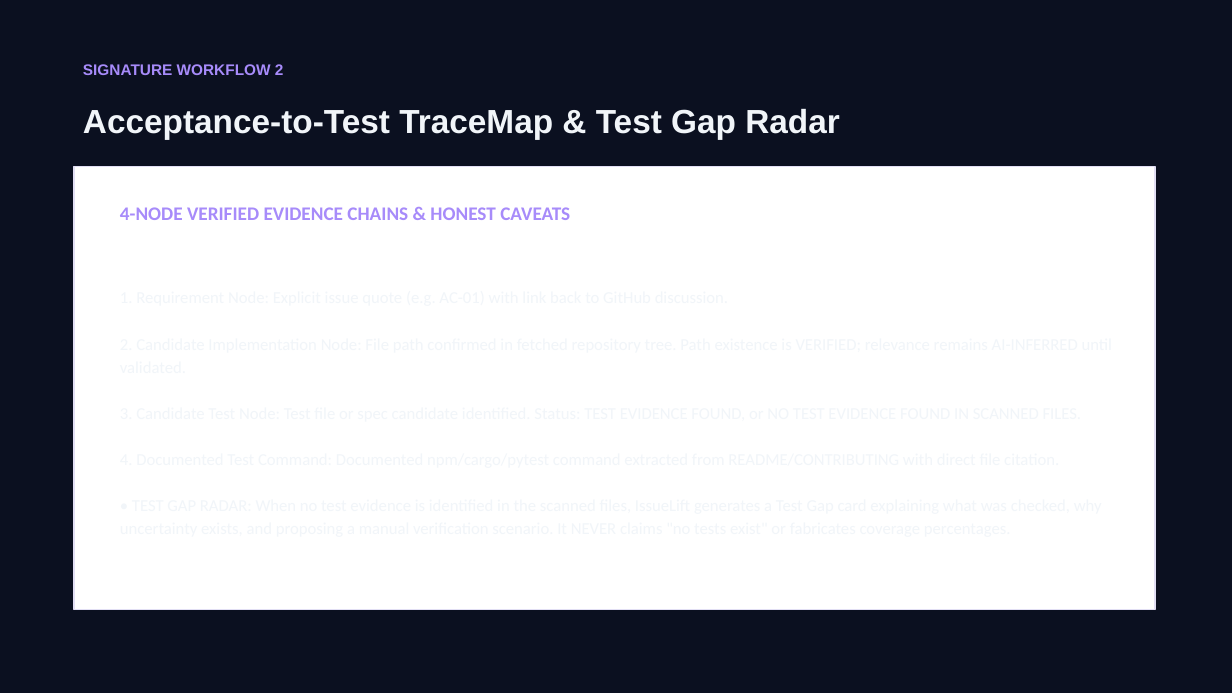
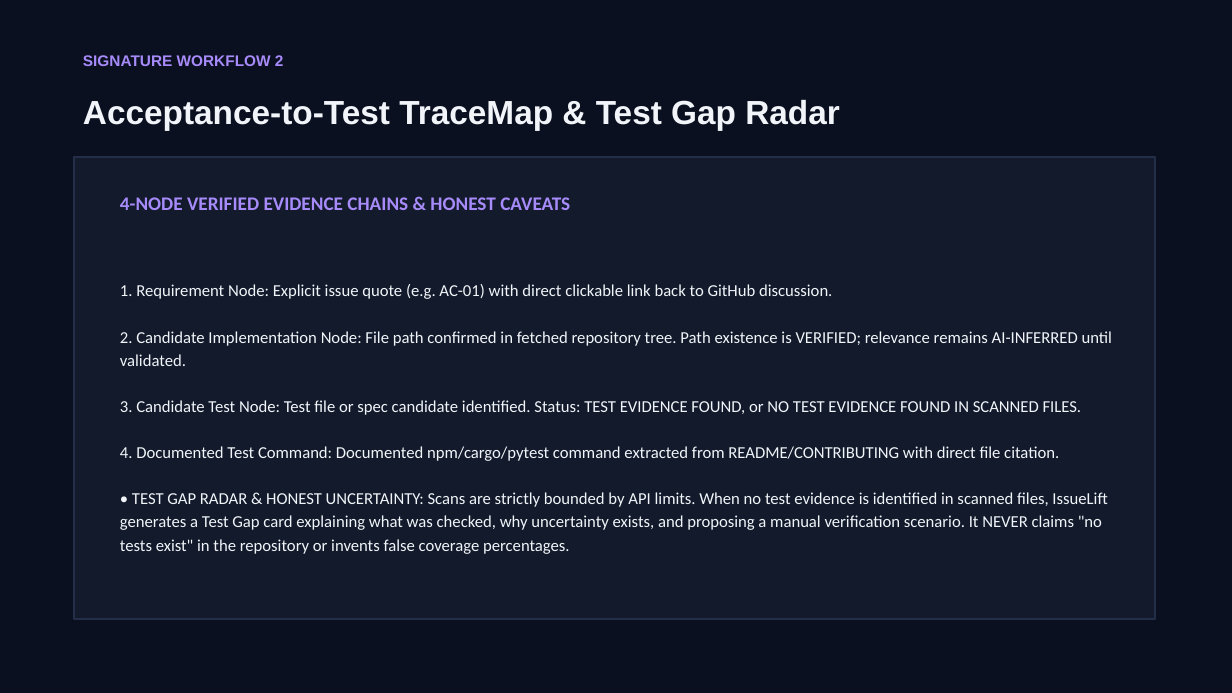
Before and after one commit to rudraarcadeskills-art/IssueLift, a slide deck: slide 4 of submission/IssueLift_Submission.pptx. Drawn at 1232x693 pixels with LibreOffice and Linux fonts; fonts in the diff are those of the drawing. Boxes give left, top, right and bottom in pixels: in the first picture for what was removed or moved away, otherwise in the second. Text is boxed around its words. In the diff, an @@ line names an element or a change of style, - is before the commit and + after.

```diff
--- a/submission/IssueLift_Submission.pptx
+++ b/submission/IssueLift_Submission.pptx
@@ rectangle: place and size @@
-rectangle at bbox=[74, 166, 1155, 610]
+rectangle at bbox=[74, 157, 1155, 619]
@@ rectangle at bbox=[74, 157, 1155, 619]: fill #FFFFFF to #121A2B; outline #E2DFF4 1 pt to #232F48 1 pt @@
@@ 3 texts: place and size @@
-3 texts at bbox=[83, 64, 840, 220]
+3 texts at bbox=[83, 55, 840, 210]
@@ text added at bbox=[120, 284, 1112, 554], 13 pt, text #F1F5F9 @@
+1. Requirement Node: Explicit issue quote (e.g. AC-01) with direct clickable link back to GitHub discussion.
+2. Candidate Implementation Node: File path confirmed in fetched repository tree. Path existence is VERIFIED; relevance remains AI-INFERRED until validated.
+3. Candidate Test Node: Test file or spec candidate identified. Status: TEST EVIDENCE FOUND, or NO TEST EVIDENCE FOUND IN SCANNED FILES.
+4. Documented Test Command: Documented npm/cargo/pytest command extracted from README/CONTRIBUTING with direct file citation.
+• TEST GAP RADAR & HONEST UNCERTAINTY: Scans are strictly bounded by API limits. When no test evidence is identified in scanned files, IssueLift generates a Test Gap card explaining what was checked, why uncertainty exists, and proposing a manual verification scenario. It NEVER claims "no tests exist" in the repository or invents false coverage percentages.
```
Also in this commit, not shown: 7 other slides changed, 3 other files.
